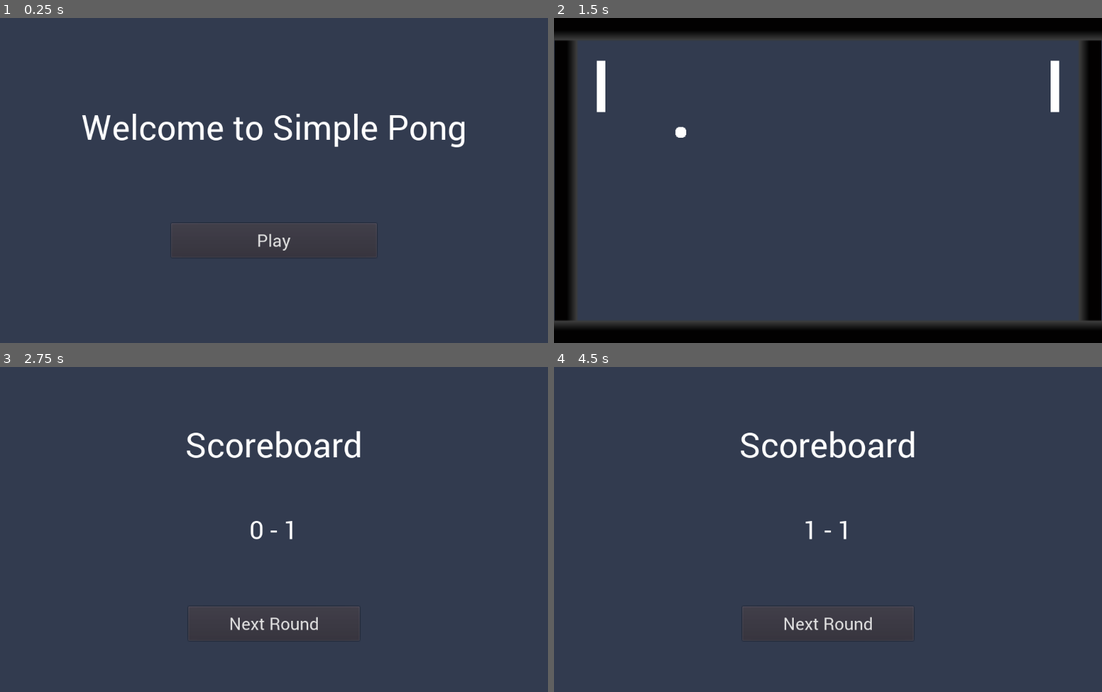
Above: before the commit, frames 1-4 (two rows, left to right).
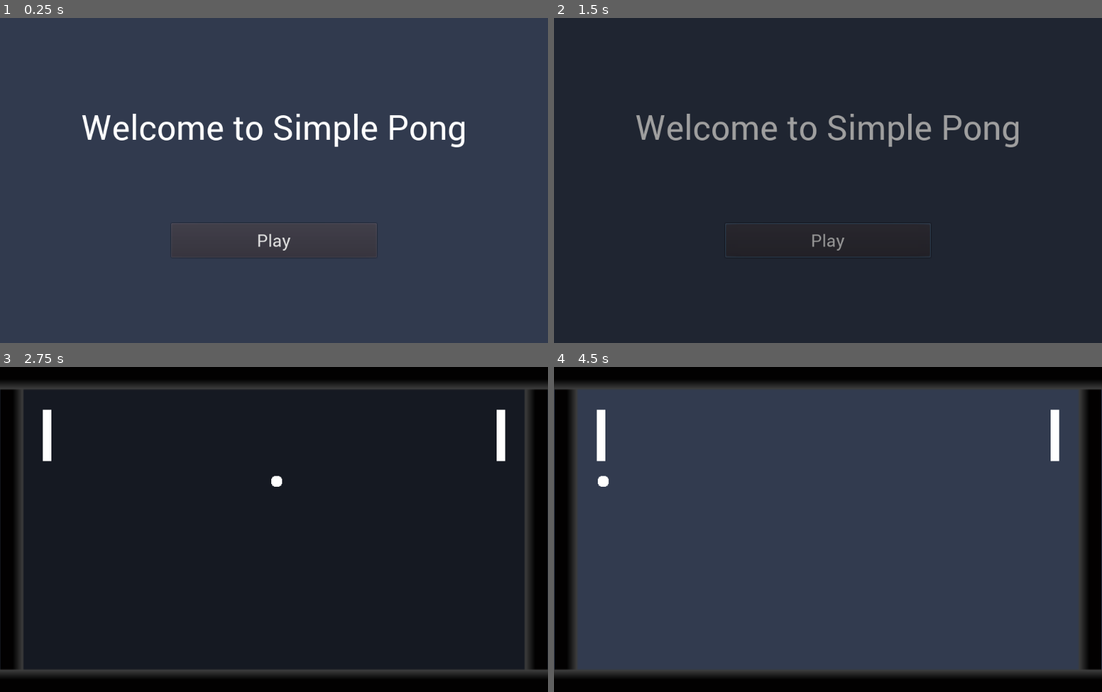
Above: after the commit, the same moments.

Repository: Goamaral/simple_pong
Game: Godot game, scene res://scenes/MainMenu.tscn
The game is run twice, just before and just after one commit, with the same random seed, the same clock (stepped at 60 frames per second) and the same inputs.
Inputs (mouse positions are in pixels of both pictures, inside the frame that each line leads up to):
- Up to frame 1 (0.25 s): no input
- Up to frame 2 (1.5 s): click "Play" at 0.5 s; click (828, 239) at 1.25 s, where only the run after the commit has a clickable "Play"
- Up to frame 3 (2.75 s): click (274, 588) at 2 s, where only the run after the commit has a clickable "Play"
- Up to frame 4 (4.5 s): click (828, 623) at 2.75 s, where only the run before the commit has a clickable "Next Round"

The runs differ from the first frame. In frame 2, 94% of the frame differs, in the area x 0-100%, y 0-100%; in frame 3, 99%; in frame 4, 21%.

Commit message:
Created scene changer and fade transition

Diff:
--- /dev/null
+++ b/animations/scene_changer/fade_in.tres
@@ -0,0 +1,27 @@
+[gd_resource type="Animation" format=2]
+
+[resource]
+tracks/0/type = "value"
+tracks/0/path = NodePath("Control/Black:color")
+tracks/0/interp = 1
+tracks/0/loop_wrap = true
+tracks/0/imported = false
+tracks/0/enabled = true
+tracks/0/keys = {
+"times": PoolRealArray( 0.1, 1 ),
+"transitions": PoolRealArray( 1, 1 ),
+"update": 0,
+"values": [ Color( 0, 0, 0, 0.00784314 ), Color( 0, 0, 0, 1 ) ]
+}
+tracks/1/type = "value"
+tracks/1/path = NodePath(".:layer")
+tracks/1/interp = 1
+tracks/1/loop_wrap = true
+tracks/1/imported = false
+tracks/1/enabled = true
+tracks/1/keys = {
+"times": PoolRealArray( 0.1, 1 ),
+"transitions": PoolRealArray( 1, 1 ),
+"update": 1,
+"values": [ 10, 1 ]
+}
--- /dev/null
+++ b/animations/scene_changer/fade_out.tres
@@ -0,0 +1,27 @@
+[gd_resource type="Animation" format=2]
+
+[resource]
+tracks/0/type = "value"
+tracks/0/path = NodePath("Control/Black:color")
+tracks/0/interp = 1
+tracks/0/loop_wrap = true
+tracks/0/imported = false
+tracks/0/enabled = true
+tracks/0/keys = {
+"times": PoolRealArray( 0, 1 ),
+"transitions": PoolRealArray( 1, 1 ),
+"update": 0,
+"values": [ Color( 0, 0, 0, 1 ), Color( 0, 0, 0, 0 ) ]
+}
+tracks/1/type = "value"
+tracks/1/path = NodePath(".:layer")
+tracks/1/interp = 1
+tracks/1/loop_wrap = true
+tracks/1/imported = false
+tracks/1/enabled = true
+tracks/1/keys = {
+"times": PoolRealArray( 0, 1 ),
+"transitions": PoolRealArray( 1, 1 ),
+"update": 1,
+"values": [ 10, 0 ]
+}
--- a/project.godot
+++ b/project.godot
@@ -22,6 +22,7 @@
 [autoload]
 
 Utils="*res://scripts/Utils.gd"
+SceneChanger="*res://scenes/SceneChanger.tscn"
 
 [debug]
 
--- a/scenes/Game.tscn
+++ b/scenes/Game.tscn
@@ -28,13 +28,12 @@
 
 [sub_resource type="CircleShape2D" id=6]
 
-[node name="Game" type="Node"]
+[node name="Scene" type="CanvasLayer"]
 script = ExtResource( 1 )
 total_rounds = 5
 
 [node name="Pause" type="Control" parent="."]
 pause_mode = 2
-editor/display_folded = true
 visible = false
 anchor_right = 1.0
 anchor_bottom = 1.0
@@ -111,6 +110,7 @@
 editor/display_folded = true
 
 [node name="Walls" type="Node2D" parent="World"]
+editor/display_folded = true
 
 [node name="Right" type="Area2D" parent="World/Walls"]
 editor/display_folded = true
@@ -189,6 +189,7 @@
 texture = ExtResource( 6 )
 
 [node name="Players" type="Node2D" parent="World"]
+editor/display_folded = true
 
 [node name="LeftPlayer" type="KinematicBody2D" parent="World/Players"]
 position = Vector2( 88, 128 )
--- /dev/null
+++ b/scenes/SceneChanger.tscn
@@ -0,0 +1,22 @@
+[gd_scene load_steps=4 format=2]
+
+[ext_resource path="res://scripts/SceneChanger.gd" type="Script" id=1]
+[ext_resource path="res://animations/scene_changer/fade_in.tres" type="Animation" id=2]
+[ext_resource path="res://animations/scene_changer/fade_out.tres" type="Animation" id=3]
+
+[node name="SceneChanger" type="CanvasLayer"]
+script = ExtResource( 1 )
+
+[node name="Control" type="Control" parent="."]
+anchor_right = 1.0
+anchor_bottom = 1.0
+
+[node name="Black" type="ColorRect" parent="Control"]
+anchor_right = 1.0
+anchor_bottom = 1.0
+color = Color( 0, 0, 0, 0.00904736 )
+
+[node name="AnimationPlayer" type="AnimationPlayer" parent="."]
+anims/fade_in = ExtResource( 2 )
+anims/fade_out = ExtResource( 3 )
+blend_times = [ "fade_in", "fade_out", 1.0 ]
--- a/scripts/Game/Ball.gd
+++ b/scripts/Game/Ball.gd
@@ -7,6 +7,7 @@
 
 # Private
 var vector: Vector2 = default_vector
+var ready: bool = false
 onready var default_position: Vector2 = position
 
 # World player nodes
@@ -18,7 +19,15 @@
 	if Utils.randi_range(0, 2) % 2 == 1:
 		vector.x *= -1
 
+	return SceneChanger.connect("scene_changed", self, "set_ready")
+
+func set_ready():
+	ready = true
+
 func _process(delta: float):
+	if (!ready):
+		return false
+
 	var collision: KinematicCollision2D = move_and_collide(vector * delta)
 
 	if (collision != null):
--- a/scripts/Game/Scene.gd
+++ b/scripts/Game/Scene.gd
@@ -68,7 +68,7 @@
 
 	update_current_node(winner_node)
 	yield(get_tree().create_timer(winner_hold_time), "timeout")
-	Utils.change_scene("MainMenu")
+	SceneChanger.change_scene("MainMenu")
 
 # General
 func next_game_state() -> int:
--- a/scripts/MainMenu.gd
+++ b/scripts/MainMenu.gd
@@ -1,4 +1,4 @@
-extends CanvasLayer
+extends Node
 
 func _on_play():
-	Utils.change_scene("Game")
+	SceneChanger.change_scene("Game")
--- /dev/null
+++ b/scripts/SceneChanger.gd
@@ -0,0 +1,14 @@
+extends CanvasLayer
+
+signal scene_changed()
+
+onready var animation_player = $AnimationPlayer
+
+func change_scene(scene_name, delay = 0.5):
+	yield(get_tree().create_timer(delay), "timeout")
+	animation_player.play("fade_in")
+	yield(animation_player, "animation_finished")
+	assert(get_tree().change_scene("scenes/%s.tscn" % scene_name) == OK)
+	animation_player.play("fade_out")
+	yield(animation_player, "animation_finished")
+	emit_signal("scene_changed")
